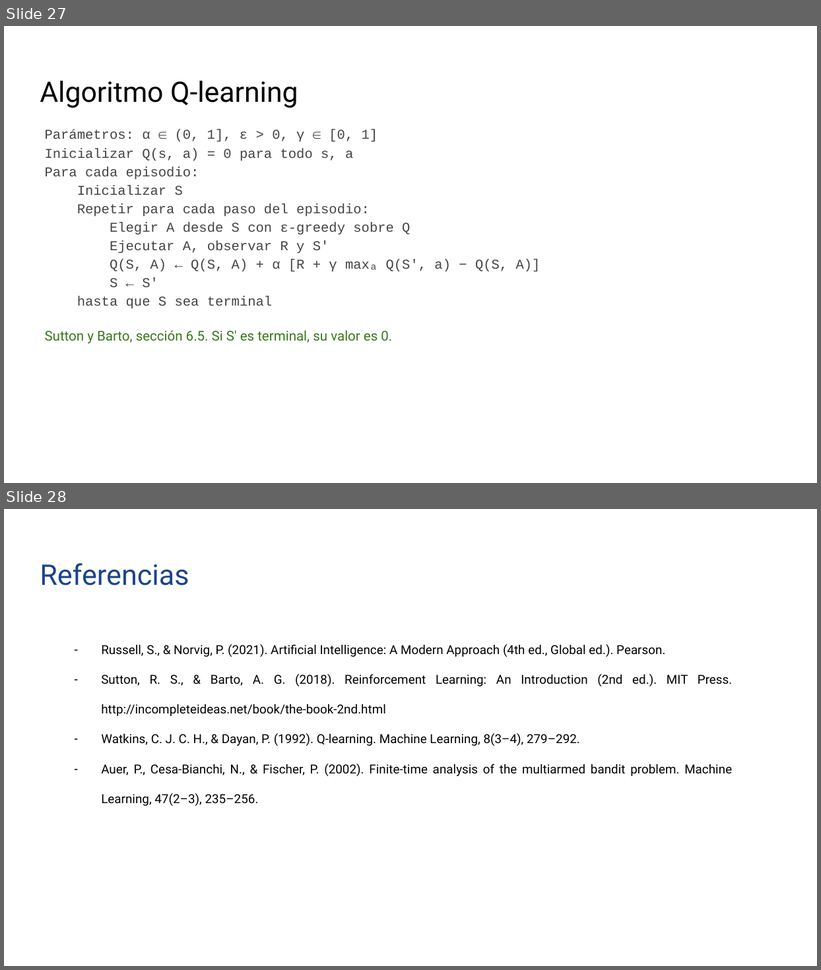
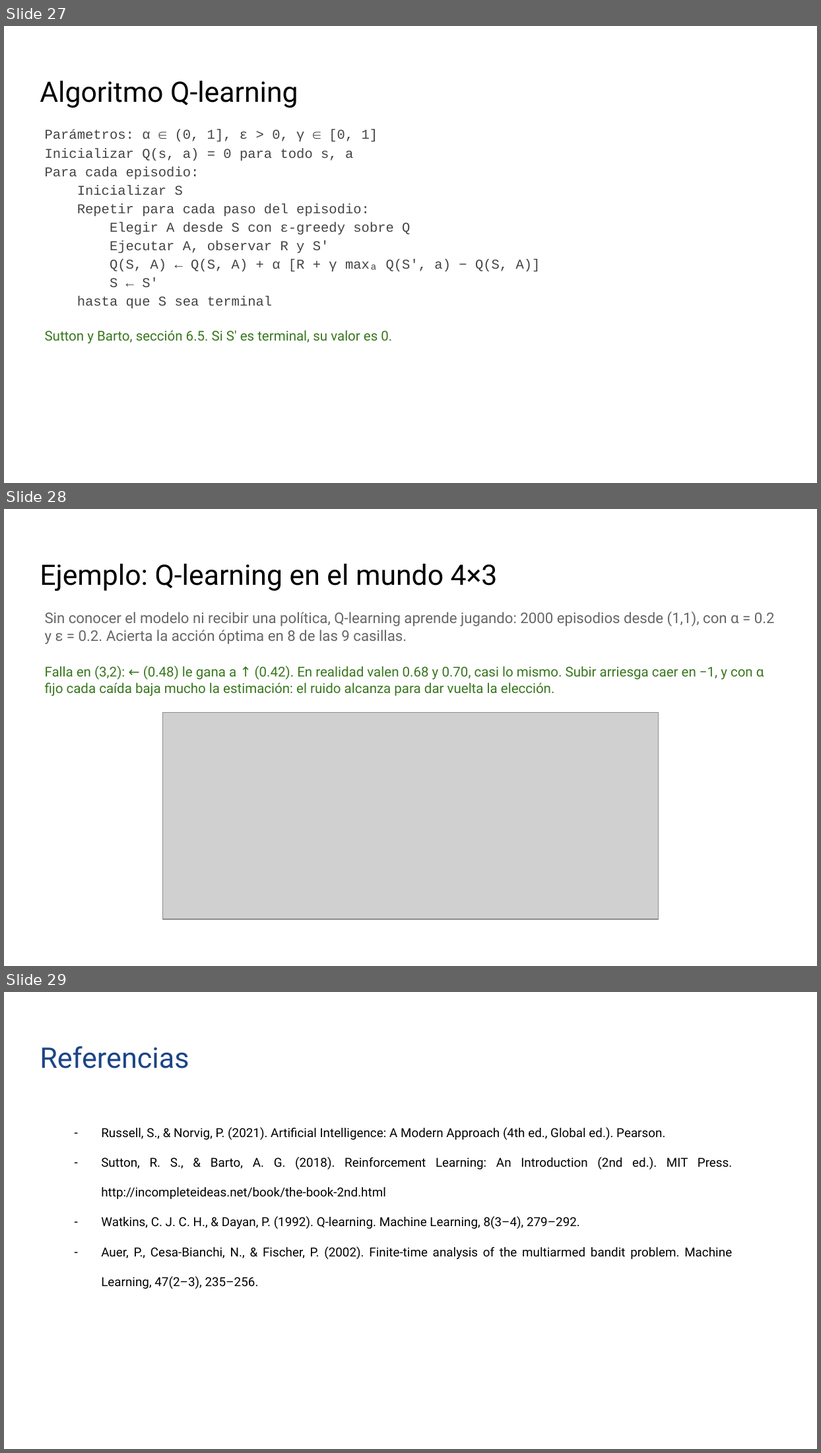
Before and after one commit to telsesser/2026-ML-UNLU, a slide deck: 03-refuerzos/presentaciones/C3-1_ Decisiones secuenciales y Q-learning.pptx. Shown one above the other, each under a label of ours: slides 27 and 28 before the commit, slides 27, 28 and 29 after it. The pictures are 821x970 and 821x1453 pixels, drawn with LibreOffice and Linux fonts; fonts in the diff are those of the drawing; grey boxes stand for pictures; background and template pictures are left out. Boxes give left, top, right and bottom in pixels: in the first picture for what was removed or moved away, otherwise in the second. Text is boxed around its words. In the diff, an @@ line names an element or a change of style, - is before the commit and + after.

```diff
--- a/03-refuerzos/presentaciones/C3-1_ Decisiones secuenciales y Q-learning.pptx
+++ b/03-refuerzos/presentaciones/C3-1_ Decisiones secuenciales y Q-learning.pptx
@@ slide 28 added at [4, 509, 817, 966], background picture (left out) @@
@@ title added at [40, 564, 498, 591], 25 pt, text #000000 @@
+Ejemplo: Q-learning en el mundo 4×3
@@ text added at [45, 611, 775, 644], 13 pt, text #666666 @@
+Sin conocer el modelo ni recibir una política, Q-learning aprende jugando: 2000 episodios desde (1,1), con α = 0.2 y ε = 0.2. Acierta la acción óptima en 8 de las 9 casillas.
@@ text added at [45, 666, 764, 696], 12 pt, text #38761D @@
+Falla en (3,2): ← (0.48) le gana a ↑ (0.42). En realidad valen 0.68 y 0.70, casi lo mismo. Subir arriesga caer en −1, y con α fijo cada caída baja mucho la estimación: el ruido alcanza para dar vuelta la elección.
@@ picture added at [162, 712, 658, 920] @@
@@ what was slide 28 is now slide 29 @@
```
Also in this commit, not shown: 1 slide changed, 1 other slide added, 1 slide removed, 11 other files.
